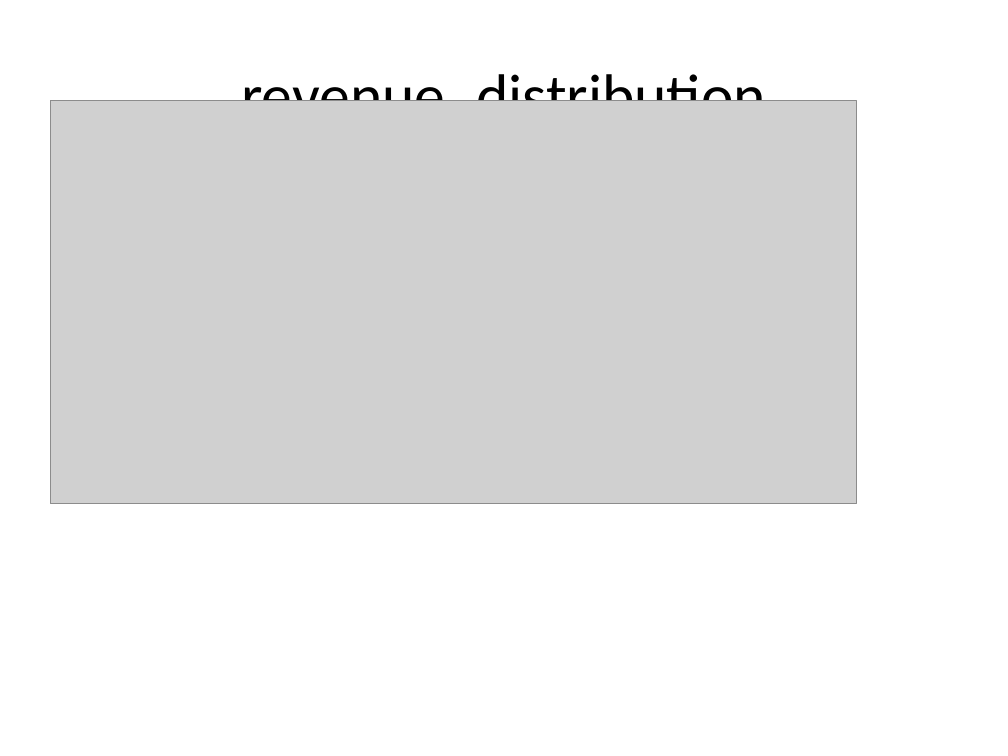
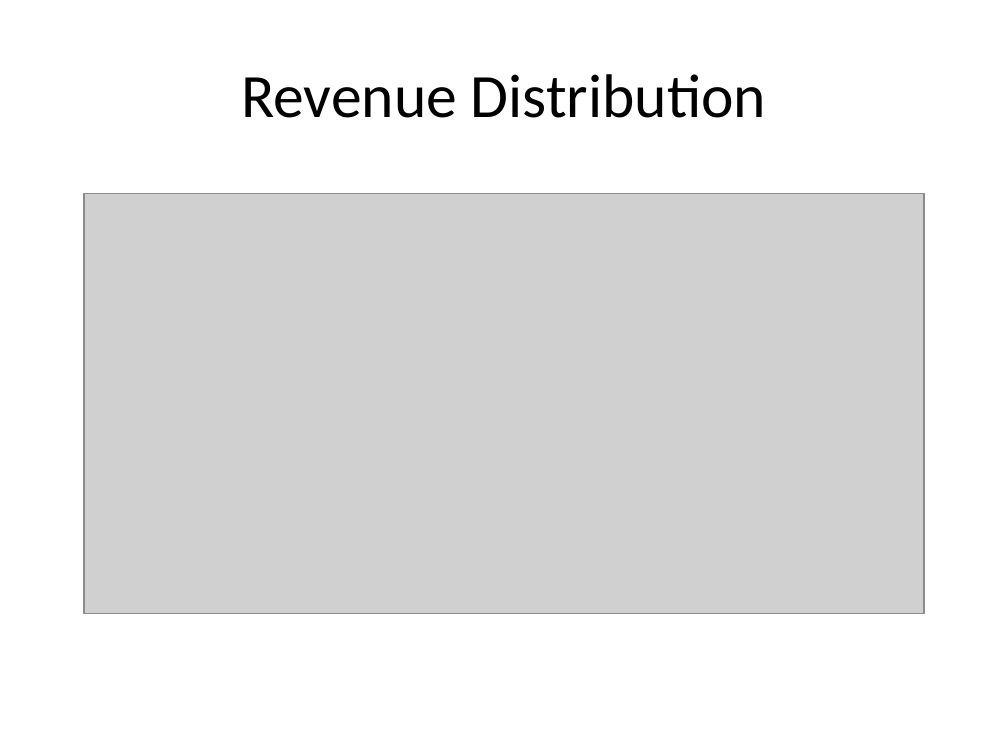
Before and after one commit to cathelenegeorge/CampAIgn-Analytics, a slide deck: slide 12 of reports/final_report.pptx. Drawn at 1008x756 pixels with LibreOffice and Linux fonts; fonts in the diff are those of the drawing; grey boxes stand for pictures. Boxes give left, top, right and bottom in pixels: in the first picture for what was removed or moved away, otherwise in the second. Text is boxed around its words. In the diff, an @@ line names an element or a change of style, - is before the commit and + after.

```diff
--- a/reports/final_report.pptx
+++ b/reports/final_report.pptx
@@ title at (241, 74, 766, 118): text changed @@
-revenue_distribution
+Revenue Distribution
@@ picture: place and size @@
-picture at (50, 101, 857, 504)
+picture at (84, 194, 923, 614)
```
Also in this commit, not shown: 7 other slides changed, 13 slides added, 4 slides removed, 27 other files.
